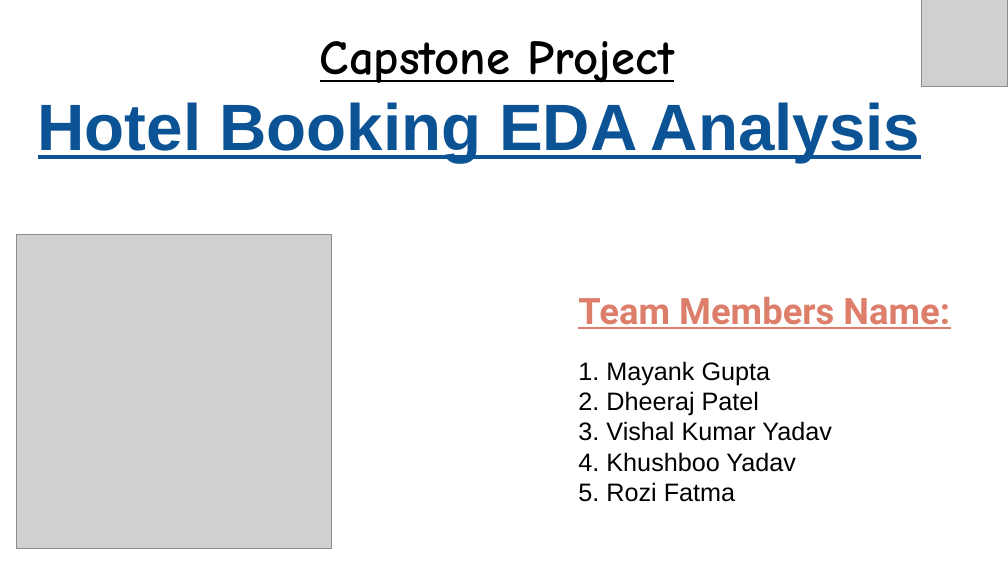
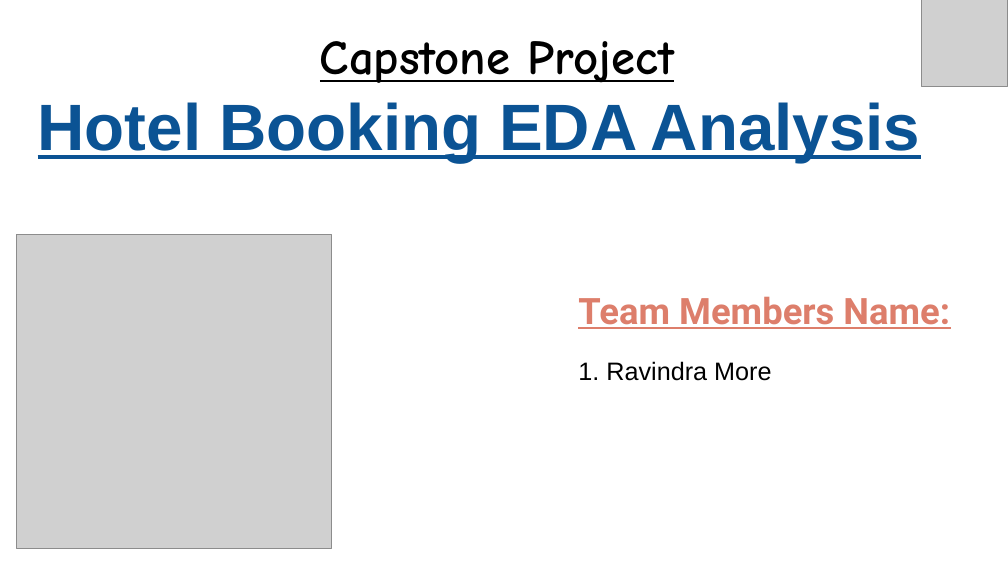
Before and after one commit to ravindramore98/Hotel-Booking-EDA-Analysis, a slide deck: slide 1 of Presentation/Hotel_Booking_Presentation.pptx. Drawn at 1008x567 pixels with LibreOffice and Linux fonts; fonts in the diff are those of the drawing; grey boxes stand for pictures. Boxes give left, top, right and bottom in pixels: in the first picture for what was removed or moved away, otherwise in the second. Text is boxed around its words. In the diff, an @@ line names an element or a change of style, - is before the commit and + after.

```diff
--- a/Presentation/Hotel_Booking_Presentation.pptx
+++ b/Presentation/Hotel_Booking_Presentation.pptx
@@ text at <box>578,361,771,381</box>: text changed @@
-1. Mayank Gupta
-2. Dheeraj Patel
-3. Vishal Kumar Yadav
-4. Khushboo Yadav
-5. Rozi Fatma
+1. Ravindra More
```
